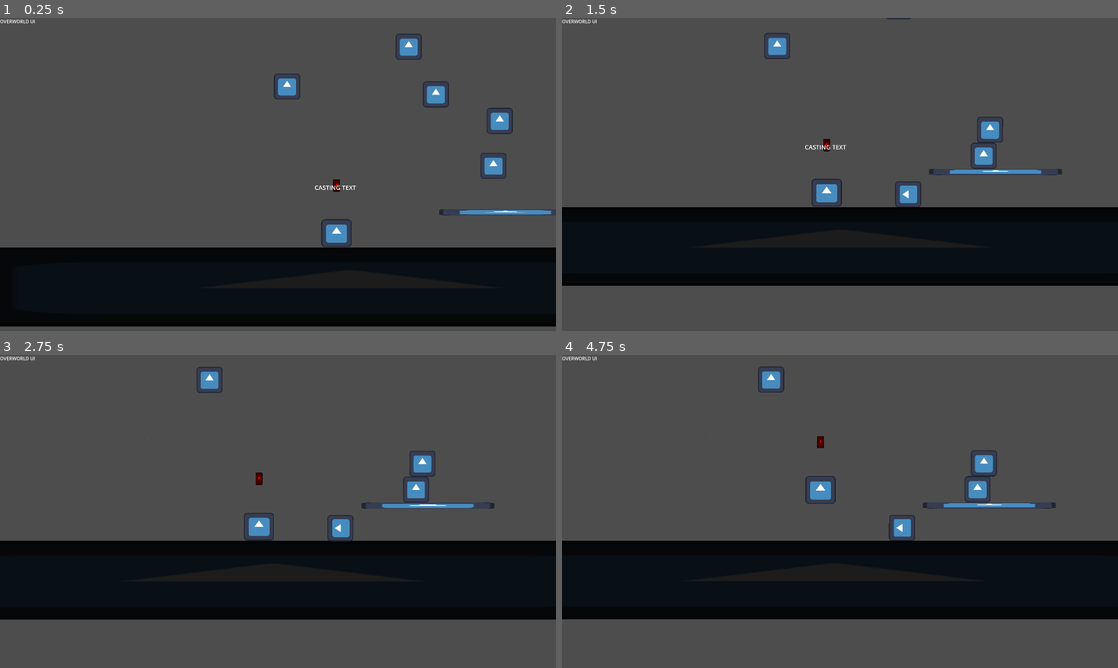
Above: before the commit, frames 1-4 (two rows, left to right).
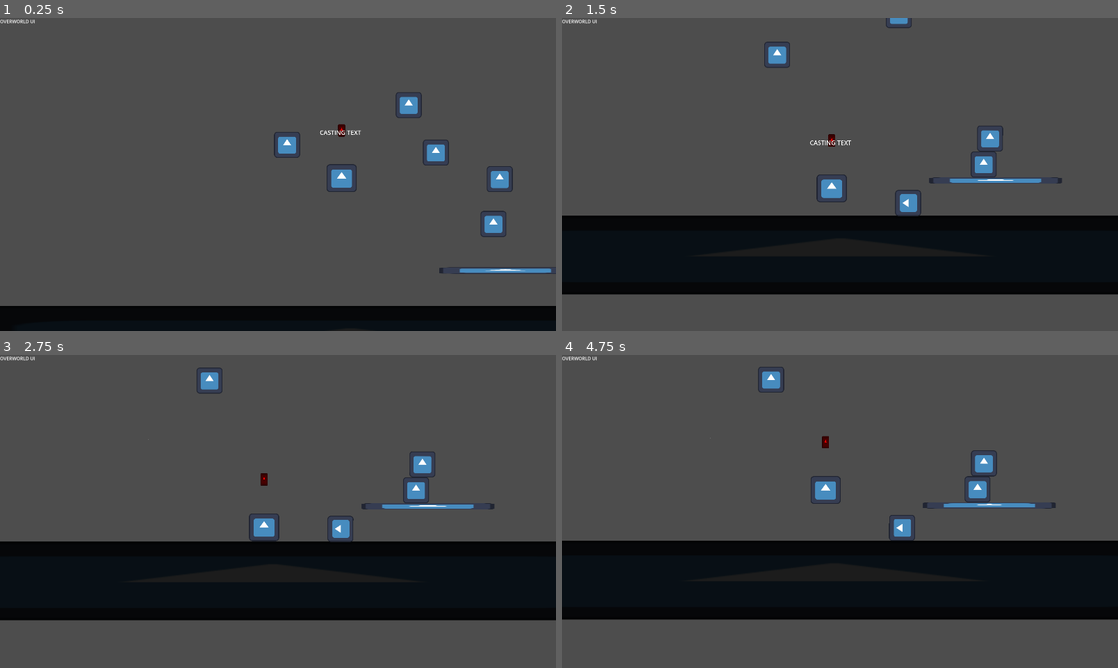
Above: after the commit, the same moments.

Repository: WantanAsyraff/Magis-Penglipur-Lara-Game
Game: Godot game, scene res://scenes/worlds/hubs/akademi-bintang-utama/ABU-library.tscn
The game is run twice, just before and just after one commit, with the same random seed, the same clock (stepped at 60 frames per second) and the same inputs. The project has no main scene, so this scene is started directly. The engine's default icon, where the game draws it, is replaced by a stand-in: a white triangle on a blue panel in a dark square.
Inputs:
- Up to frame 1 (0.25 s): no input
- Up to frame 2 (1.5 s): tap Enter (ui_accept) at 0.5, 0.77 s; hold L (incantation_right) from 0.53 s (still down); tap Shift (dash) at 0.6 s; tap E (interact) at 1.35 s
- Up to frame 3 (2.75 s): tap Enter (ui_accept) at 1.52 s; release L (incantation_right) at 2.03 s; hold J (incantation_left) from 2.03 s (still down); tap O (start_incantation) at 2.1 s
- Up to frame 4 (4.75 s): release J (incantation_left) at 2.78 s; hold L (incantation_right) 2.78-4.28 s; tap Shift (dash) at 2.85 s; tap Enter (ui_accept) at 3.02, 3.77, 4.25, 4.52 s; tap E (interact) at 3.6 s; hold J (incantation_left) from 4.28 s (still down); tap O (start_incantation) at 4.35 s

The runs differ from the first frame. In frame 1, 24% of the frame differs, in the area x 0-100%, y 5-100%; in frame 2, 7.5%; in frame 3, 1.3%; in frame 4, 0.5%.

Commit message:
figured out the cyclical dependencies
Still tryna make the player instantiate in the next scene

Diff:
--- a/autoloads/player-data.gd
+++ b/autoloads/player-data.gd
@@ -9,6 +9,7 @@
 
 var p_curr_ringgit: String
 var p_mood: String
+var combat_mode: String
 
 var p_position: Vector2
 var p_moveable: bool = true
--- a/autoloads/scene-transition.gd
+++ b/autoloads/scene-transition.gd
@@ -1,39 +1,106 @@
+class_name SceneTransition
 extends Node
 
 var current_scene_path: String = ""
 var previous_scene_path: String = ""
-var target_spawn_point: String = "entrance" # First spawn player. Must be Marker 2D
+var target_spawn_point: String = "entrance"
+
+var current_scene_node: Node = null
 
 func _ready():
-	var scene := get_tree().current_scene
-	if scene and scene.scene_file_path != "":
-		current_scene_path = scene.scene_file_path
+	current_scene_node = get_tree().current_scene
+	if current_scene_node:
+		current_scene_path = current_scene_node.scene_file_path
 		print("Initial scene set to:", current_scene_path)
 
-
-func change_scene(new_scene_path: String, spawn_point: String = "entrance"):
-	# Save paths
+func change_scene(new_scene_path: String, spawn_point: String) -> void:
 	previous_scene_path = current_scene_path
 	current_scene_path = new_scene_path
-
-	# Save spawn point
 	target_spawn_point = spawn_point
 
 	print("Changing scene to:", new_scene_path)
 	print("Previous scene was:", previous_scene_path)
 	print("Target spawn:", target_spawn_point)
 
-	get_tree().change_scene_to_file(new_scene_path)
+	# Load new scene pack
+	var new_packed: PackedScene = ResourceLoader.load(new_scene_path)
+	if not new_packed:
+		push_error("Failed loading: " + new_scene_path)
+		return
+
+	# Instance but do NOT free yet
+	var new_node = new_packed.instantiate()
+
+	# Add to root viewport so it becomes the main scene
+	get_tree().get_root().get_child(0).add_child(new_node)
+	get_tree().current_scene = new_node
+
+	# Then free the old scene after
+	if current_scene_node:
+		current_scene_node.queue_free()
+
+	current_scene_node = new_node
+
+	# Spawn player now that scene is in tree
+	_spawn_player_in_scene()
 
 
-func go_back():
+func _spawn_player_in_scene():
+	if not current_scene_node:
+		push_error("No current scene to spawn player in!")
+		return
+
+	# Use recursive search in case SpawnPoints is nested
+	var spawn_points = current_scene_node.find_child("SpawnPoints", true, false)
+	if not spawn_points:
+		push_warning("SpawnPoints node not found in scene: " + current_scene_path)
+		return
+
+	# Find the specific marker
+	var spawn_marker = spawn_points.get_node_or_null(target_spawn_point)
+	if not spawn_marker:
+		push_warning("Spawn point '%s' not found, using (0,0)" % target_spawn_point)
+		spawn_marker = Node2D.new()
+		spawn_marker.position = Vector2.ZERO
+
+	Player_Manager.spawn_player(current_scene_node, spawn_marker.global_position)
+
+func go_back() -> void:
+	# If no previous scene, warn
 	if previous_scene_path == "":
 		push_warning("No previous scene saved!")
 		return
 
-	# Swap paths
-	var temp := current_scene_path
-	current_scene_path = previous_scene_path
-	previous_scene_path = temp
+	# Print debugging
+	print("Going back from:", current_scene_path)
+	print("Loading previous:", previous_scene_path)
+	print("Target spawn:", target_spawn_point)
 
-	get_tree().change_scene_to_file(current_scene_path)
+	# Swap so new previous becomes current
+	var load_path = previous_scene_path
+	previous_scene_path = current_scene_path
+	current_scene_path = load_path
+
+	# Free current scene node
+	if current_scene_node:
+		current_scene_node.queue_free()
+		current_scene_node = null
+
+	# Load and instantiate previous scene
+	var scene_res = ResourceLoader.load(load_path)
+	if not scene_res:
+		push_error("Failed to load scene: " + load_path)
+		return
+
+	var scene_node = scene_res.instantiate()
+	if not scene_node:
+		push_error("Failed to instance scene: " + load_path)
+		return
+
+	# Add to viewport
+	get_tree().get_root().get_child(0).add_child(scene_node)
+	get_tree().current_scene = scene_node
+	current_scene_node = scene_node
+
+	# Now spawn player at saved spawn point
+	_spawn_player_in_scene()
--- a/data/Resources/worlds/zone-root.gd
+++ b/data/Resources/worlds/zone-root.gd
@@ -1,17 +1,20 @@
 extends Node2D
 
 func _ready():
-	if not has_node("SpawnPoints"):
+	# Find SpawnPoints anywhere in the scene
+	var spawn_points := find_child("SpawnPoints", true, false)
+	if spawn_points == null:
 		push_error("Zone missing SpawnPoints!")
 		return
-	print("Spawn points found")
+	print("Spawn points found:", spawn_points.name)
 
 	var spawn_name := Scene_Transition.target_spawn_point
-	var spawn_points := $SpawnPoints
 
-	if not spawn_points.has_node(spawn_name):
+	# Use get_node_or_null for safety
+	var spawn := spawn_points.get_node_or_null(spawn_name)
+	if spawn == null:
 		push_warning("Spawn point '%s' not found!" % spawn_name)
 		return
 
-	var spawn := spawn_points.get_node(spawn_name) as Marker2D
 	Player_Manager.spawn_player(self, spawn.global_position)
+	print("Player spawned at:", spawn.global_position)
--- a/data/worlds/hubs/akademi-bintang-utama/abu-courtyard.tres
+++ b/data/worlds/hubs/akademi-bintang-utama/abu-courtyard.tres
@@ -1,7 +1,7 @@
 [gd_resource type="Resource" script_class="ZoneData" load_steps=3 format=3 uid="uid://kh3isqhmfkk8"]
 
 [ext_resource type="Script" uid="uid://dsgmtbbiyaovc" path="res://data/Resources/worlds/zone.gd" id="1_j4n4y"]
-[ext_resource type="PackedScene" uid="uid://c5d1qbkughamj" path="res://scenes/worlds/hubs/akademi-bintang-utama/ABU-library.tscn" id="2_unfjn"]
+[ext_resource type="PackedScene" uid="uid://bkmeh0wpswxka" path="res://scenes/worlds/hubs/akademi-bintang-utama/ABU-courtyard.tscn" id="2_unfjn"]
 
 [resource]
 script = ExtResource("1_j4n4y")
--- a/data/worlds/hubs/akademi-bintang-utama/abu-library.tres
+++ b/data/worlds/hubs/akademi-bintang-utama/abu-library.tres
@@ -1,13 +1,13 @@
 [gd_resource type="Resource" script_class="ZoneData" load_steps=3 format=3 uid="uid://cpicnufhn4gry"]
 
 [ext_resource type="Script" uid="uid://dsgmtbbiyaovc" path="res://data/Resources/worlds/zone.gd" id="1_ovxbg"]
-[ext_resource type="PackedScene" uid="uid://caw2xl6yhtvk6" path="res://scenes/worlds/hubs/akademi-bintang-utama/ABU-library.tscn" id="2_ovxbg"]
+[ext_resource type="PackedScene" uid="uid://c5d1qbkughamj" path="res://scenes/worlds/hubs/akademi-bintang-utama/ABU-library.tscn" id="2_ovxbg"]
 
 [resource]
 script = ExtResource("1_ovxbg")
 zone_id = "akademi_bintang_utama_library"
 zone_name = "Khazanah Ilmu"
 zone_scene = ExtResource("2_ovxbg")
-zone_type = "Hub"
+zone_type = "Study"
 difficulty = 0
 metadata/_custom_type_script = "uid://dsgmtbbiyaovc"
--- a/project.godot
+++ b/project.godot
@@ -117,6 +117,11 @@
 "events": [Object(InputEventKey,"resource_local_to_scene":false,"resource_name":"","device":-1,"window_id":0,"alt_press …(195 unchanged characters)…
 ]
 }
+open_phone={
+"deadzone": 0.2,
+"events": [Object(InputEventKey,"resource_local_to_scene":false,"resource_name":"","device":-1,"window_id":0,"alt_pressed":false,"shift_pressed":false,"ctrl_pressed":false,"meta_pressed":false,"pressed":false,"keycode":0,"physical_keycode":70,"key_label":0,"unicode":102,"location":0,"echo":false,"script":null)
+]
+}
 
 [layer_names]
 
--- a/scenes/transitioners/zone-portal/zone-portal.gd
+++ b/scenes/transitioners/zone-portal/zone-portal.gd
@@ -2,8 +2,8 @@
 extends Area2D
 
 @export var target_zone: ZoneData
-@export var target_spawn_point: String = "entrance"
-@export var preview_text: String = "Press [E] to Enter"
+@export var target_spawn_point: String = ""
+@export_multiline var preview_text: String = "Press [E] to Enter"
 
 var player_in_range := false
 var preview_label: Label
--- /dev/null
+++ b/scenes/worlds/hubs/akademi-bintang-utama/ABU-courtyard.tscn
@@ -0,0 +1,57 @@
+[gd_scene load_steps=6 format=3 uid="uid://bkmeh0wpswxka"]
+
+[ext_resource type="Script" uid="uid://6iqrt1selfp" path="res://data/Resources/worlds/zone-root.gd" id="1_db0ui"]
+[ext_resource type="Texture2D" uid="uid://bjbqflqnvkp1n" path="res://icon.svg" id="1_m4jfd"]
+[ext_resource type="PackedScene" uid="uid://bua4p61hbx7gg" path="res://components/Destructables/Box.tscn" id="2_db0ui"]
+[ext_resource type="PackedScene" uid="uid://cry62ps8l1buh" path="res://components/platforms/platform.tscn" id="3_lpmy0"]
+
+[sub_resource type="RectangleShape2D" id="RectangleShape2D_uixox"]
+size = Vector2(127.55748, 126)
+
+[node name="AbuCourtyard" type="Node2D"]
+script = ExtResource("1_db0ui")
+
+[node name="WorldComponent" type="Node2D" parent="."]
+
+[node name="Platform" type="Sprite2D" parent="WorldComponent"]
+modulate = Color(0.11119685, 0.11119684, 0.11119684, 1)
+position = Vector2(612.5001, 697.7669)
+scale = Vector2(37.71094, 3.0348914)
+texture = ExtResource("1_m4jfd")
+
+[node name="StaticBody2D" type="StaticBody2D" parent="WorldComponent/Platform"]
+
+[node name="CollisionShape2D" type="CollisionShape2D" parent="WorldComponent/Platform/StaticBody2D"]
+position = Vector2(0.11063385, -0.9999695)
+shape = SubResource("RectangleShape2D_uixox")
+
+[node name="StaticBody2D" parent="WorldComponent" instance=ExtResource("2_db0ui")]
+position = Vector2(582, -411)
+
+[node name="StaticBody2D2" parent="WorldComponent" instance=ExtResource("2_db0ui")]
+position = Vector2(300, -290)
+gravity_scale = 0.0
+
+[node name="StaticBody2D3" parent="WorldComponent" instance=ExtResource("2_db0ui")]
+position = Vector2(740, -574)
+gravity_scale = 0.0
+max_health = 50
+
+[node name="StaticBody2D4" parent="WorldComponent" instance=ExtResource("2_db0ui")]
+position = Vector2(672, -150)
+max_health = 20
+
+[node name="StaticBody2D5" parent="WorldComponent" instance=ExtResource("2_db0ui")]
+position = Vector2(850, -213)
+max_health = 300
+
+[node name="Platform2" parent="WorldComponent" instance=ExtResource("3_lpmy0")]
+position = Vector2(664, 332.99997)
+scale = Vector2(2.9759462, 0.8801199)
+
+[node name="Doors" type="Node2D" parent="."]
+
+[node name="SpawnPoints" type="Node" parent="."]
+
+[node name="west_entrance" type="Marker2D" parent="SpawnPoints"]
+position = Vector2(-1191, 302)
--- a/scenes/worlds/hubs/akademi-bintang-utama/ABU-library.tscn
+++ b/scenes/worlds/hubs/akademi-bintang-utama/ABU-library.tscn
@@ -6,6 +6,7 @@
 [ext_resource type="PackedScene" uid="uid://cry62ps8l1buh" path="res://components/platforms/platform.tscn" id="4_lnht0"]
 [ext_resource type="PackedScene" uid="uid://b5tctii1rqqju" path="res://scenes/transitioners/zone-portal/zone-portal.tscn" id="5_44dsb"]
 [ext_resource type="Resource" uid="uid://bgh3eybbbs44c" path="res://data/worlds/hubs/akademi-bintang-utama/spell-tree.tres" id="6_01sgy"]
+[ext_resource type="Resource" uid="uid://kh3isqhmfkk8" path="res://data/worlds/hubs/akademi-bintang-utama/abu-courtyard.tres" id="7_gk0t7"]
 
 [sub_resource type="RectangleShape2D" id="RectangleShape2D_x6d4m"]
 size = Vector2(127.55748, 126)
@@ -58,10 +59,18 @@
 target_zone = ExtResource("6_01sgy")
 target_spawn_point = "spell_entrance"
 
+[node name="Courtyard" parent="Doors" instance=ExtResource("5_44dsb")]
+position = Vector2(2849, 387)
+target_zone = ExtResource("7_gk0t7")
+preview_text = "Press [E] to Enter Courtyard"
+
 [node name="SpawnPoints" type="Node" parent="."]
 
 [node name="spell_entrance" type="Marker2D" parent="SpawnPoints"]
 position = Vector2(-139, 428)
 
 [node name="entrance" type="Marker2D" parent="SpawnPoints"]
-position = Vector2(544, 396)
+position = Vector2(569, -194)
+
+[node name="east_entrance" type="Marker2D" parent="SpawnPoints"]
+position = Vector2(2568, 373)
Not shown: 1 places in scenes/worlds/hubs/akademi-bintang-utama/ABU-library.tscn that only renumber resources
